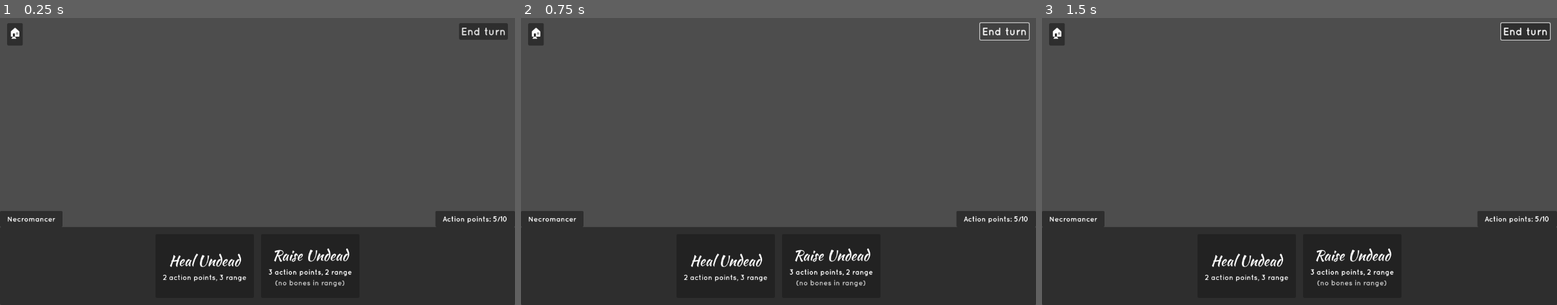
Above: before the commit, frames 1-3 (left to right).
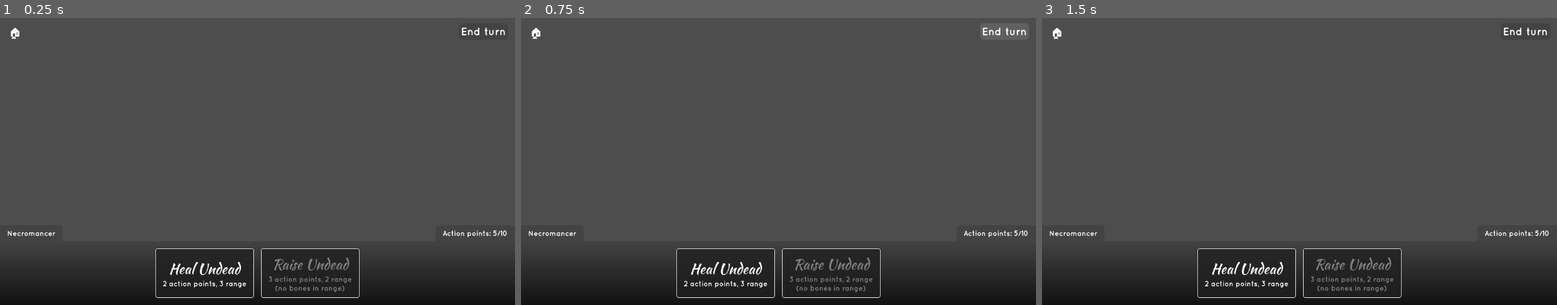
Above: after the commit, the same moments.

Repository: HedgeLizards/tomb_raiser
Game: Godot game, scene res://scenes/ui.tscn
The game is run twice, just before and just after one commit, with the same random seed, the same clock (stepped at 60 frames per second) and the same inputs. This scene is started directly instead of the project's main scene.
Inputs (mouse positions are in pixels of both pictures, inside the frame that each line leads up to):
- Up to frame 1 (0.25 s): no input
- Up to frame 2 (0.75 s): click (1005, 32) at 0.5 s, where only the run before the commit has a clickable "End turn"
- Up to frame 3 (1.5 s): tap Enter at 1.25 s; move the mouse to (1412, 147) at 1.27 s; hold Right from 1.28 s (still down); click (1412, 147) at 1.42 s

The runs differ from the first frame. In frame 1, 10% of the frame differs, in the area x 0-100%, y 1-100%; in frame 2, 10%; in frame 3, 10%.

Commit message:
Add custom styleboxes to the UI, including disabled actions

Diff:
--- a/code/ui.gd
+++ b/code/ui.gd
@@ -3,13 +3,13 @@
 const UIAction = preload('res://scenes/ui_action.tscn')
 
 func _ready():
-	%Title/MarginContainer/HBoxContainer/Label.text = 'Necromancer'
-	%Stats/MarginContainer/HBoxContainer/Label.text = 'Action points: 5/10'
+	%Title/HBoxContainer/Label.text = 'Necromancer'
+	%Stats/HBoxContainer/Label.text = 'Action points: 5/10'
 
 	add_action('Heal Undead', {
 		'action points': 2,
 		'range': 3,
-	}, null)
+	}, '')
 	add_action('Raise Undead', {
 		'action points': 3,
 		'range': 2,
@@ -29,7 +29,15 @@
 		get_tree().quit()
 
 func _on_quit_mouse_entered():
-	$Quit/MarginContainer/HBoxContainer/Label.visible = true
+	$Quit.get_theme_stylebox('panel').bg_color = Color8(96, 96, 96)
+	$Quit/HBoxContainer/Label.visible = true
 
 func _on_quit_mouse_exited():
-	$Quit/MarginContainer/HBoxContainer/Label.visible = false
+	$Quit.get_theme_stylebox('panel').bg_color = Color.TRANSPARENT
+	$Quit/HBoxContainer/Label.visible = false
+
+func _on_turn_mouse_entered():
+	$Turn.get_theme_stylebox('panel').bg_color = Color8(96, 96, 96)
+
+func _on_turn_mouse_exited():
+	$Turn.get_theme_stylebox('panel').bg_color = Color8(64, 64, 64, 196)
--- a/code/ui_action.gd
+++ b/code/ui_action.gd
@@ -1,16 +1,35 @@
 extends PanelContainer
 
+const COLOR_DISABLED = Color8(128, 128, 128)
+
+var enabled
+
 func setUp(title, stats, disabled_reason):
-	$MarginContainer/VBoxContainer/Title.text = title
+	$VBoxContainer/Title.text = title
 
 	var stats_label = []
 
 	for key in stats:
 		stats_label.push_back('%d %s' % [stats[key], key])
 
-	$MarginContainer/VBoxContainer/Stats/Label.text = ', '.join(stats_label)
+	$VBoxContainer/Stats/Label.text = ', '.join(stats_label)
 
-	if disabled_reason == null:
-		$MarginContainer/VBoxContainer/DisabledReason.visible = false
-	else:
-		$MarginContainer/VBoxContainer/DisabledReason.text = '(%s)' % disabled_reason
+	enabled = disabled_reason.is_empty()
+
+	if not enabled:
+		mouse_default_cursor_shape = CURSOR_ARROW
+
+		$VBoxContainer/Title.add_theme_color_override('font_color', COLOR_DISABLED)
+		$VBoxContainer/Stats/Label.add_theme_color_override('font_color', COLOR_DISABLED)
+		$VBoxContainer/DisabledReason.add_theme_color_override('font_color', COLOR_DISABLED)
+
+		$VBoxContainer/DisabledReason.text = '(%s)' % disabled_reason
+		$VBoxContainer/DisabledReason.visible = true
+
+func _on_mouse_entered():
+	if enabled:
+		get_theme_stylebox('panel').bg_color = Color8(96, 96, 96)
+
+func _on_mouse_exited():
+	if enabled:
+		get_theme_stylebox('panel').bg_color = Color8(32, 32, 32, 196)
--- a/scenes/ui.tscn
+++ b/scenes/ui.tscn
@@ -1,7 +1,65 @@
-[gd_scene load_steps=3 format=3 uid="uid://cyerdrm61isi0"]
+[gd_scene load_steps=11 format=3 uid="uid://cyerdrm61isi0"]
 
 [ext_resource type="Script" path="res://code/ui.gd" id="1_h1b74"]
 [ext_resource type="FontFile" uid="uid://c5lt350go4m85" path="res://fonts/Quicksand-Bold.otf" id="2_qxa3q"]
+[ext_resource type="FontFile" uid="uid://cnscda1b375x8" path="res://fonts/KaushanScript-Regular.otf" id="3_o4gh3"]
+
+[sub_resource type="StyleBoxFlat" id="StyleBoxFlat_7eycg"]
+content_margin_left = 4.0
+content_margin_top = 4.0
+content_margin_right = 4.0
+content_margin_bottom = 4.0
+bg_color = Color(0, 0, 0, 0)
+corner_radius_top_left = 8
+corner_radius_top_right = 8
+corner_radius_bottom_right = 8
+corner_radius_bottom_left = 8
+corner_detail = 5
+
+[sub_resource type="StyleBoxFlat" id="StyleBoxFlat_f3u1p"]
+content_margin_left = 4.0
+content_margin_top = 4.0
+content_margin_right = 4.0
+content_margin_bottom = 4.0
+bg_color = Color(0.25098, 0.25098, 0.25098, 0.768627)
+corner_radius_top_left = 8
+corner_radius_top_right = 8
+corner_radius_bottom_right = 8
+corner_radius_bottom_left = 8
+corner_detail = 5
+
+[sub_resource type="StyleBoxFlat" id="StyleBoxFlat_fgo0a"]
+content_margin_left = 16.0
+content_margin_top = 8.0
+content_margin_right = 16.0
+content_margin_bottom = 8.0
+bg_color = Color(0.25098, 0.25098, 0.25098, 0.768627)
+corner_radius_top_right = 8
+corner_detail = 5
+
+[sub_resource type="StyleBoxFlat" id="StyleBoxFlat_e4hb3"]
+content_margin_left = 16.0
+content_margin_top = 8.0
+content_margin_right = 16.0
+content_margin_bottom = 8.0
+bg_color = Color(0.25098, 0.25098, 0.25098, 0.768627)
+corner_radius_top_left = 8
+corner_detail = 5
+
+[sub_resource type="Gradient" id="Gradient_yqujc"]
+offsets = PackedFloat32Array(0.00593472, 1)
+colors = PackedColorArray(0.25098, 0.25098, 0.25098, 0.768627, 0, 0, 0, 0.768627)
+
+[sub_resource type="GradientTexture2D" id="GradientTexture2D_280ux"]
+gradient = SubResource("Gradient_yqujc")
+fill_to = Vector2(0, 1)
+
+[sub_resource type="StyleBoxTexture" id="StyleBoxTexture_pbnxv"]
+content_margin_left = 16.0
+content_margin_top = 16.0
+content_margin_right = 16.0
+content_margin_bottom = 16.0
+texture = SubResource("GradientTexture2D_280ux")
 
 [node name="UI" type="CanvasLayer"]
 script = ExtResource("1_h1b74")
@@ -9,35 +67,27 @@
 [node name="Quit" type="PanelContainer" parent="."]
 offset_left = 16.0
 offset_top = 16.0
-offset_right = 42.0
-offset_bottom = 47.0
 mouse_default_cursor_shape = 2
+theme_override_styles/panel = SubResource("StyleBoxFlat_7eycg")
 
-[node name="MarginContainer" type="MarginContainer" parent="Quit"]
-layout_mode = 2
-theme_override_constants/margin_left = 4
-theme_override_constants/margin_top = 4
-theme_override_constants/margin_right = 4
-theme_override_constants/margin_bottom = 4
-
-[node name="HBoxContainer" type="HBoxContainer" parent="Quit/MarginContainer"]
+[node name="HBoxContainer" type="HBoxContainer" parent="Quit"]
 layout_mode = 2
 theme_override_constants/separation = 8
 
-[node name="Icon" type="Label" parent="Quit/MarginContainer/HBoxContainer"]
+[node name="Icon" type="Label" parent="Quit/HBoxContainer"]
 layout_mode = 2
 theme_override_fonts/font = ExtResource("2_qxa3q")
 theme_override_font_sizes/font_size = 24
 text = "🏠"
 
-[node name="Label" type="Label" parent="Quit/MarginContainer/HBoxContainer"]
+[node name="Label" type="Label" parent="Quit/HBoxContainer"]
 visible = false
 layout_mode = 2
 theme_override_fonts/font = ExtResource("2_qxa3q")
 theme_override_font_sizes/font_size = 24
 text = "Quit"
 
-[node name="Turn" type="Button" parent="."]
+[node name="Turn" type="PanelContainer" parent="."]
 anchors_preset = 1
 anchor_left = 1.0
 anchor_right = 1.0
@@ -45,12 +95,15 @@
 offset_right = -16.0
 grow_horizontal = 0
 mouse_default_cursor_shape = 2
+theme_override_styles/panel = SubResource("StyleBoxFlat_f3u1p")
+
+[node name="Label" type="Label" parent="Turn"]
+layout_mode = 2
 theme_override_fonts/font = ExtResource("2_qxa3q")
 theme_override_font_sizes/font_size = 24
 text = "End turn"
 
 [node name="Selection" type="VBoxContainer" parent="."]
-visible = false
 anchors_preset = 12
 anchor_top = 1.0
 anchor_right = 1.0
@@ -72,18 +125,12 @@
 offset_top = -23.0
 offset_right = 40.0
 grow_vertical = 0
+theme_override_styles/panel = SubResource("StyleBoxFlat_fgo0a")
 
-[node name="MarginContainer" type="MarginContainer" parent="Selection/Control/Title"]
-layout_mode = 2
-theme_override_constants/margin_left = 16
-theme_override_constants/margin_top = 8
-theme_override_constants/margin_right = 16
-theme_override_constants/margin_bottom = 8
-
-[node name="HBoxContainer" type="HBoxContainer" parent="Selection/Control/Title/MarginContainer"]
+[node name="HBoxContainer" type="HBoxContainer" parent="Selection/Control/Title"]
 layout_mode = 2
 
-[node name="Label" type="Label" parent="Selection/Control/Title/MarginContainer/HBoxContainer"]
+[node name="Label" type="Label" parent="Selection/Control/Title/HBoxContainer"]
 layout_mode = 2
 theme_override_fonts/font = ExtResource("2_qxa3q")
 
@@ -99,21 +146,14 @@
 offset_top = -23.0
 grow_horizontal = 0
 grow_vertical = 0
+theme_override_styles/panel = SubResource("StyleBoxFlat_e4hb3")
 
-[node name="MarginContainer" type="MarginContainer" parent="Selection/Control/Stats"]
-layout_mode = 2
-theme_override_constants/margin_left = 16
-theme_override_constants/margin_top = 8
-theme_override_constants/margin_right = 16
-theme_override_constants/margin_bottom = 8
-
-[node name="HBoxContainer" type="HBoxContainer" parent="Selection/Control/Stats/MarginContainer"]
+[node name="HBoxContainer" type="HBoxContainer" parent="Selection/Control/Stats"]
 layout_mode = 2
 
-[node name="Label" type="Label" parent="Selection/Control/Stats/MarginContainer/HBoxContainer"]
+[node name="Label" type="Label" parent="Selection/Control/Stats/HBoxContainer"]
 layout_mode = 2
 theme_override_fonts/font = ExtResource("2_qxa3q")
-text = "Action points: 5/10"
 
 [node name="ScrollContainer" type="ScrollContainer" parent="Selection"]
 layout_mode = 2
@@ -123,25 +163,20 @@
 layout_mode = 2
 size_flags_horizontal = 3
 size_flags_vertical = 3
+theme_override_styles/panel = SubResource("StyleBoxTexture_pbnxv")
 
-[node name="MarginContainer" type="MarginContainer" parent="Selection/ScrollContainer/PanelContainer"]
-layout_mode = 2
-theme_override_constants/margin_left = 16
-theme_override_constants/margin_top = 16
-theme_override_constants/margin_right = 16
-theme_override_constants/margin_bottom = 16
-
-[node name="Actions" type="HBoxContainer" parent="Selection/ScrollContainer/PanelContainer/MarginContainer"]
+[node name="Actions" type="HBoxContainer" parent="Selection/ScrollContainer/PanelContainer"]
 unique_name_in_owner = true
 layout_mode = 2
 size_flags_horizontal = 4
 theme_override_constants/separation = 16
 
-[node name="Description" type="Label" parent="Selection/ScrollContainer/PanelContainer/MarginContainer"]
+[node name="Description" type="Label" parent="Selection/ScrollContainer/PanelContainer"]
 unique_name_in_owner = true
-custom_minimum_size = Vector2(0, 135)
+visible = false
+custom_minimum_size = Vector2(0, 91)
 layout_mode = 2
-theme_override_fonts/font = ExtResource("2_qxa3q")
+theme_override_fonts/font = ExtResource("3_o4gh3")
 theme_override_font_sizes/font_size = 24
 horizontal_alignment = 1
 vertical_alignment = 1
@@ -150,3 +185,5 @@
 [connection signal="gui_input" from="Quit" to="." method="_on_quit_gui_input"]
 [connection signal="mouse_entered" from="Quit" to="." method="_on_quit_mouse_entered"]
 [connection signal="mouse_exited" from="Quit" to="." method="_on_quit_mouse_exited"]
+[connection signal="mouse_entered" from="Turn" to="." method="_on_turn_mouse_entered"]
+[connection signal="mouse_exited" from="Turn" to="." method="_on_turn_mouse_exited"]
--- a/scenes/ui_action.tscn
+++ b/scenes/ui_action.tscn
@@ -1,42 +1,58 @@
-[gd_scene load_steps=4 format=3 uid="uid://bu4wn36lrk5at"]
+[gd_scene load_steps=5 format=3 uid="uid://bu4wn36lrk5at"]
 
 [ext_resource type="FontFile" uid="uid://cnscda1b375x8" path="res://fonts/KaushanScript-Regular.otf" id="1_i6qc0"]
 [ext_resource type="Script" path="res://code/ui_action.gd" id="1_ksftg"]
 [ext_resource type="FontFile" uid="uid://c5lt350go4m85" path="res://fonts/Quicksand-Bold.otf" id="2_v2tc8"]
 
+[sub_resource type="StyleBoxFlat" id="StyleBoxFlat_j480g"]
+resource_local_to_scene = true
+content_margin_left = 16.0
+content_margin_top = 8.0
+content_margin_right = 16.0
+content_margin_bottom = 8.0
+bg_color = Color(0.12549, 0.12549, 0.12549, 0.768627)
+border_width_left = 1
+border_width_top = 1
+border_width_right = 1
+border_width_bottom = 1
+border_color = Color(1, 1, 1, 1)
+corner_radius_top_left = 4
+corner_radius_top_right = 4
+corner_radius_bottom_right = 4
+corner_radius_bottom_left = 4
+corner_detail = 4
+
 [node name="UIAction" type="PanelContainer"]
 mouse_default_cursor_shape = 2
+theme_override_styles/panel = SubResource("StyleBoxFlat_j480g")
 script = ExtResource("1_ksftg")
 
-[node name="MarginContainer" type="MarginContainer" parent="."]
+[node name="VBoxContainer" type="VBoxContainer" parent="."]
 layout_mode = 2
-theme_override_constants/margin_left = 16
-theme_override_constants/margin_top = 16
-theme_override_constants/margin_right = 16
-theme_override_constants/margin_bottom = 16
-
-[node name="VBoxContainer" type="VBoxContainer" parent="MarginContainer"]
-layout_mode = 2
+theme_override_constants/separation = 0
 alignment = 1
 
-[node name="Title" type="Label" parent="MarginContainer/VBoxContainer"]
+[node name="Title" type="Label" parent="VBoxContainer"]
 layout_mode = 2
 size_flags_horizontal = 4
 theme_override_fonts/font = ExtResource("1_i6qc0")
 theme_override_font_sizes/font_size = 32
 
-[node name="Stats" type="HBoxContainer" parent="MarginContainer/VBoxContainer"]
+[node name="Stats" type="HBoxContainer" parent="VBoxContainer"]
 layout_mode = 2
 size_flags_horizontal = 4
 
-[node name="Label" type="Label" parent="MarginContainer/VBoxContainer/Stats"]
+[node name="Label" type="Label" parent="VBoxContainer/Stats"]
 layout_mode = 2
 theme_override_fonts/font = ExtResource("2_v2tc8")
 theme_override_font_sizes/font_size = 16
 
-[node name="DisabledReason" type="Label" parent="MarginContainer/VBoxContainer"]
+[node name="DisabledReason" type="Label" parent="VBoxContainer"]
+visible = false
 layout_mode = 2
 size_flags_horizontal = 4
-theme_override_colors/font_color = Color(0.768627, 0.768627, 0.768627, 1)
 theme_override_fonts/font = ExtResource("2_v2tc8")
 theme_override_font_sizes/font_size = 16
+
+[connection signal="mouse_entered" from="." to="." method="_on_mouse_entered"]
+[connection signal="mouse_exited" from="." to="." method="_on_mouse_exited"]
